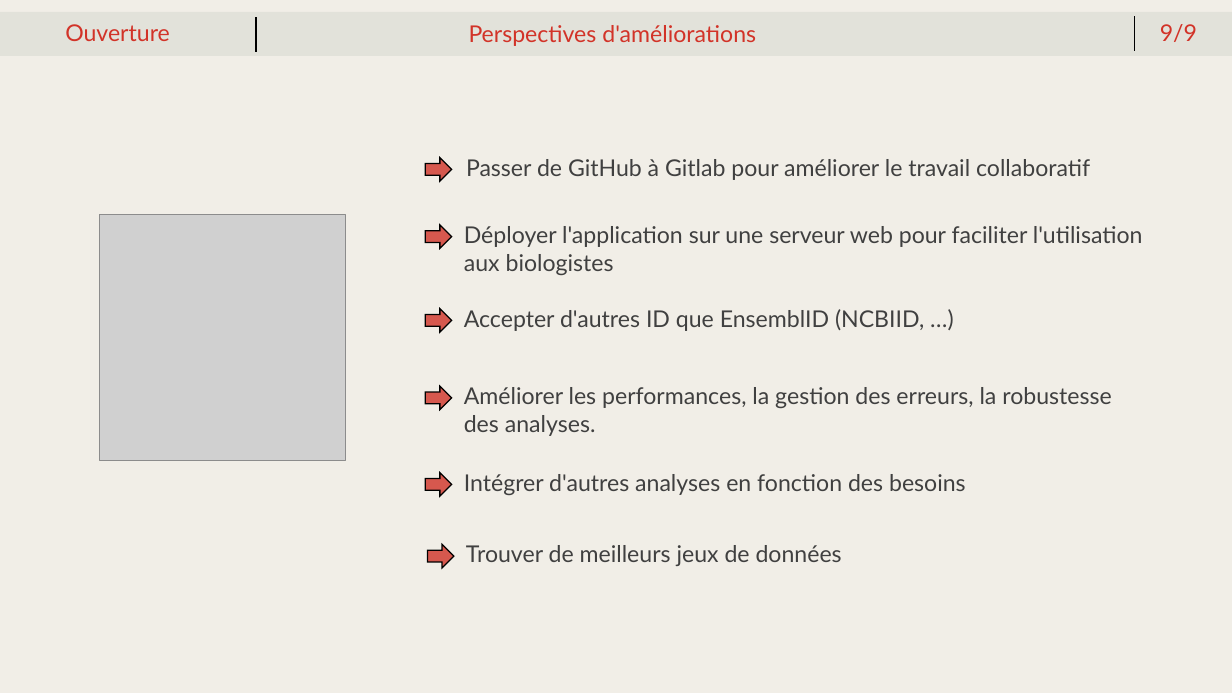
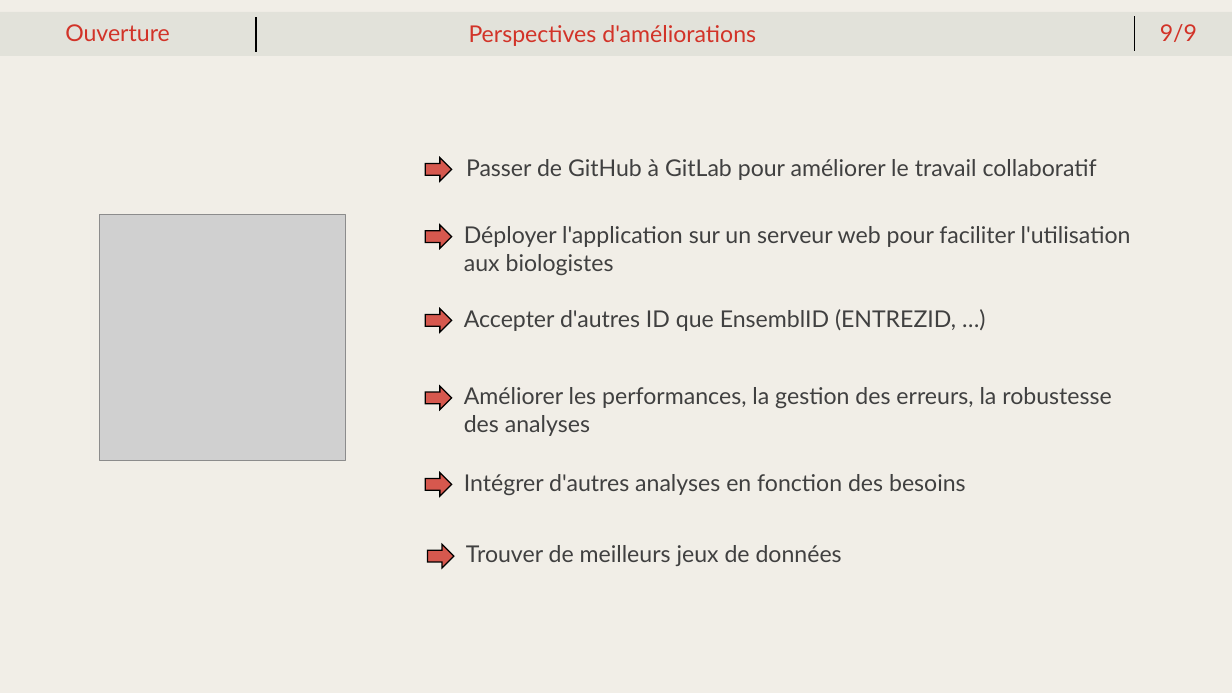
Before and after one commit to meijemathe/projet_enrichissement_fonctionnel, a slide deck: slide 10 of presentation/Projet_enrichissement_shiny.pptx. Drawn at 1232x693 pixels with LibreOffice and Linux fonts; fonts in the diff are those of the drawing; grey boxes stand for pictures. Boxes give left, top, right and bottom in pixels: in the first picture for what was removed or moved away, otherwise in the second. Text is boxed around its words. In the diff, an @@ line names an element or a change of style, - is before the commit and + after.

```diff
--- a/presentation/Projet_enrichissement_shiny.pptx
+++ b/presentation/Projet_enrichissement_shiny.pptx
@@ text at <box>466,159,1097,180</box>: text changed @@
-Passer de GitHub à Gitlab pour améliorer le travail collaboratif
+Passer de GitHub à GitLab pour améliorer le travail collaboratif
@@ text at <box>464,226,1131,247</box>: text changed @@
-Déployer l'application sur une serveur web pour faciliter l'utilisation
+Déployer l'application sur un serveur web pour faciliter l'utilisation
@@ text at <box>464,309,956,331</box>: text changed @@
-Accepter d'autres ID que EnsemblID (NCBIID, …)
+Accepter d'autres ID que EnsemblID (ENTREZID, …)
@@ text at <box>464,415,590,436</box>: text changed @@
-des analyses.
+des analyses
```
Also in this commit, not shown: 6 other slides changed, 1 other file.
